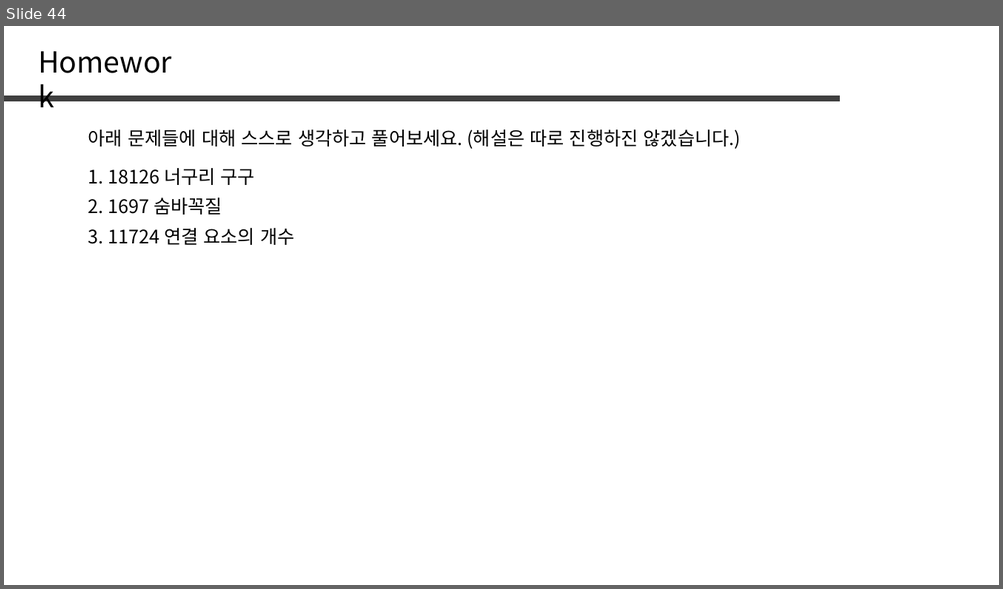
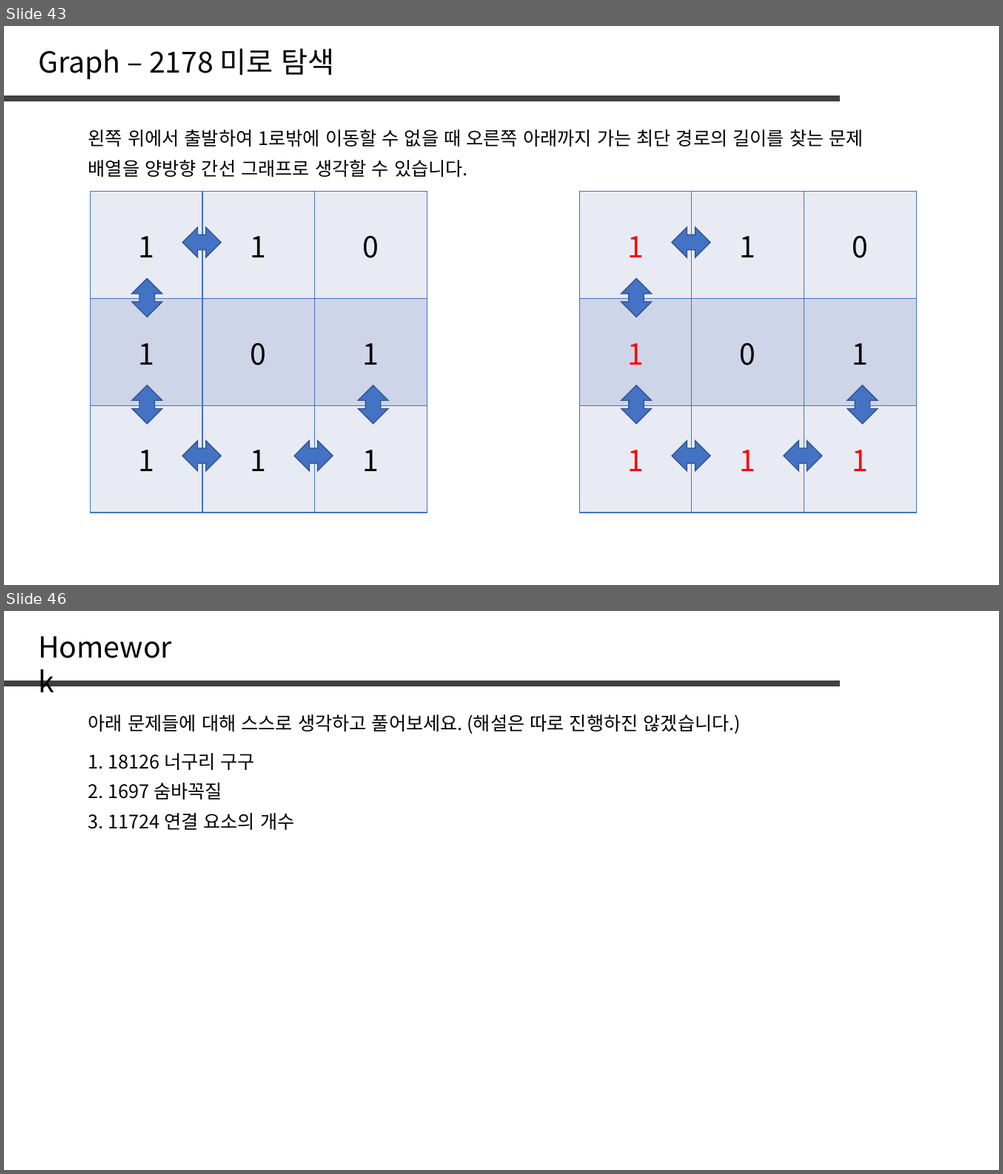
Before and after one commit to jaehoo1/PS-study, a slide deck: study/8_Tree, Graph.pptx. Shown one above the other, each under a label of ours: slide 44 before the commit, slides 43 and 46 after it; the slides between them are not shown. The pictures are 1003x589 and 1003x1174 pixels, drawn with LibreOffice and Linux fonts; fonts in the diff are those of the drawing. Boxes give left, top, right and bottom in pixels: in the first picture for what was removed or moved away, otherwise in the second. Text is boxed around its words. In the diff, an @@ line names an element or a change of style, - is before the commit and + after.

```diff
--- a/study/8_Tree, Graph.pptx
+++ b/study/8_Tree, Graph.pptx
@@ slide 43 added at bbox=[4, 26, 999, 585], background #FFFFFF @@
@@ text added at bbox=[38, 48, 335, 79], 28 pt, text #000000 @@
+Graph – 2178 미로 탐색
@@ line added from (4, 99) to (839, 99), #404040 6 pt @@
@@ text added at bbox=[88, 130, 862, 147], 18 pt, text #000000 @@
+왼쪽 위에서 출발하여 1로밖에 이동할 수 없을 때 오른쪽 아래까지 가는 최단 경로의 길이를 찾는 문제
@@ text added at bbox=[88, 160, 468, 177], 18 pt, text #000000 @@
+배열을 양방향 간선 그래프로 생각할 수 있습니다.
@@ table added at bbox=[90, 192, 428, 513], 3 rows, 3 columns @@
+1 | 1 | 0
+1 | 0 | 1
+1 | 1 | 1
@@ table added at bbox=[579, 192, 917, 513], 3 rows, 3 columns @@
+1 | 1 | 0
+1 | 0 | 1
+1 | 1 | 1
@@ left right arrow added at bbox=[182, 227, 221, 258], fill #4472C4, outline #325491 1 pt @@
@@ left right arrow added at bbox=[671, 227, 711, 258], fill #4472C4, outline #325491 1 pt @@
@@ left right arrow added at bbox=[132, 278, 162, 317], fill #4472C4, outline #325491 1 pt @@
@@ left right arrow added at bbox=[622, 278, 652, 317], fill #4472C4, outline #325491 1 pt @@
@@ left right arrow added at bbox=[132, 386, 162, 424], fill #4472C4, outline #325491 1 pt @@
@@ left right arrow added at bbox=[358, 386, 388, 424], fill #4472C4, outline #325491 1 pt @@
@@ left right arrow added at bbox=[622, 386, 652, 424], fill #4472C4, outline #325491 1 pt @@
@@ left right arrow added at bbox=[848, 386, 878, 424], fill #4472C4, outline #325491 1 pt @@
@@ left right arrow added at bbox=[182, 441, 221, 471], fill #4472C4, outline #325491 1 pt @@
@@ left right arrow added at bbox=[294, 441, 333, 471], fill #4472C4, outline #325491 1 pt @@
@@ left right arrow added at bbox=[671, 441, 711, 471], fill #4472C4, outline #325491 1 pt @@
@@ left right arrow added at bbox=[784, 441, 822, 471], fill #4472C4, outline #325491 1 pt @@
@@ what was slide 44 is now slide 46 @@
```
Also in this commit, not shown: 1 slide changed, 2 other slides added, 1 slide removed.
